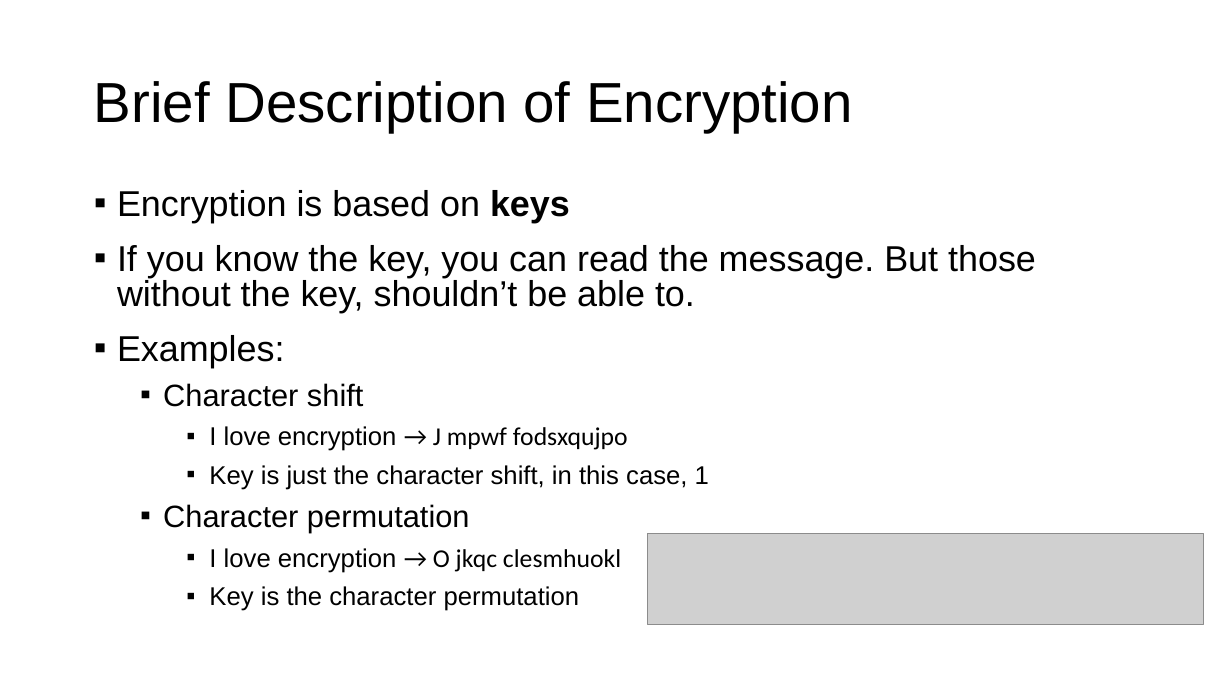
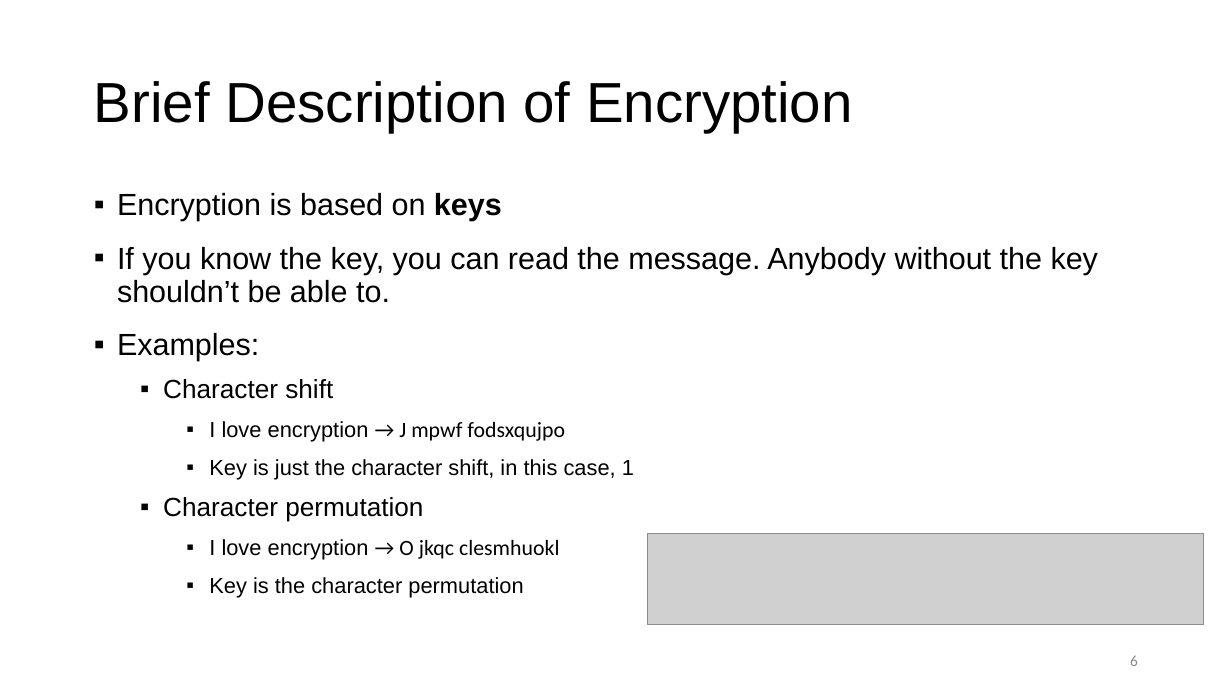
Before and after one commit to sarttiso/digital-security, a slide deck: slide 6 of digital_security_strikeU.pptx (slide 5 before the commit). Drawn at 1232x693 pixels with LibreOffice and Linux fonts; fonts in the diff are those of the drawing; grey boxes stand for pictures. Boxes give left, top, right and bottom in pixels: in the first picture for what was removed or moved away, otherwise in the second. Text is boxed around its words. In the diff, an @@ line names an element or a change of style, - is before the commit and + after.

```diff
--- a/digital_security_strikeU.pptx
+++ b/digital_security_strikeU.pptx
@@ text at box(117, 193, 634, 597): size 28 to 23.8 pt in "Encryption is based on keys", "Examples:"; size 24 to 20.4 pt in "Character shift", "Character permutation"; size 20 to 17 pt in "I love encryption → J mpwf fodsxqujpo", "Key is just the character shift, in ...", "I love encryption → O jkqc clesmhuokl", "Key is the character permutation"; line spacing 0.8 to 0.9 @@
@@ text at box(117, 247, 1098, 303): text changed; size 28 to 23.8 pt @@
-▪ If you know the key, you can read the message. But those without the key, shouldn’t be able to.
+▪ If you know the key, you can read the message. Anybody without the key shouldn’t be able to.
@@ page number added at box(1130, 655, 1138, 666), 12 pt, text #8C8C8C @@
+6
```
Also in this commit, not shown: 17 other slides changed, 11 slides added, 1 slide removed, 8 other files.
